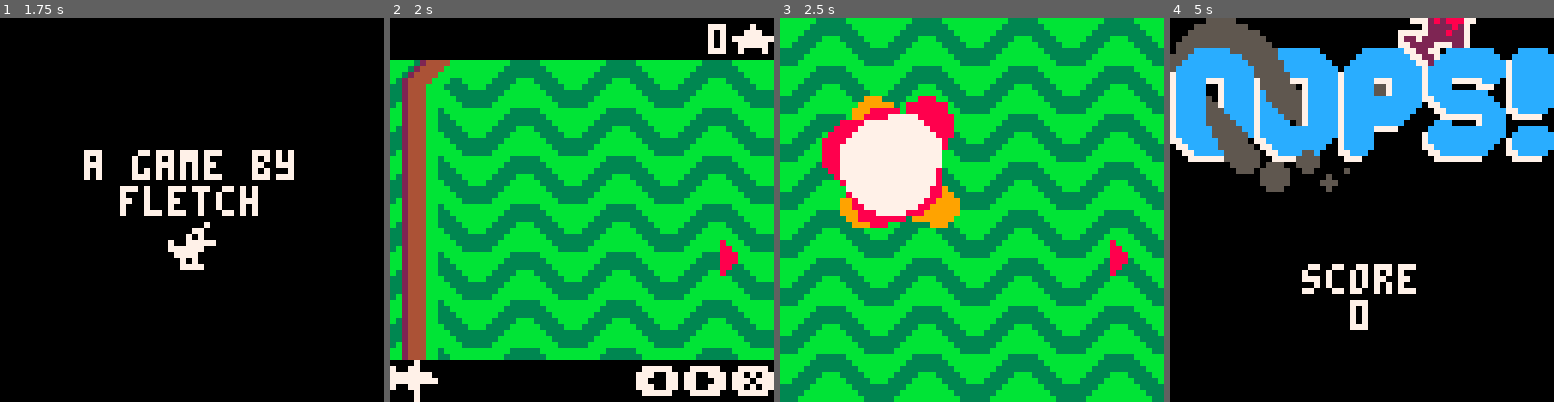
Above: before the commit, frames 1-4 (left to right).
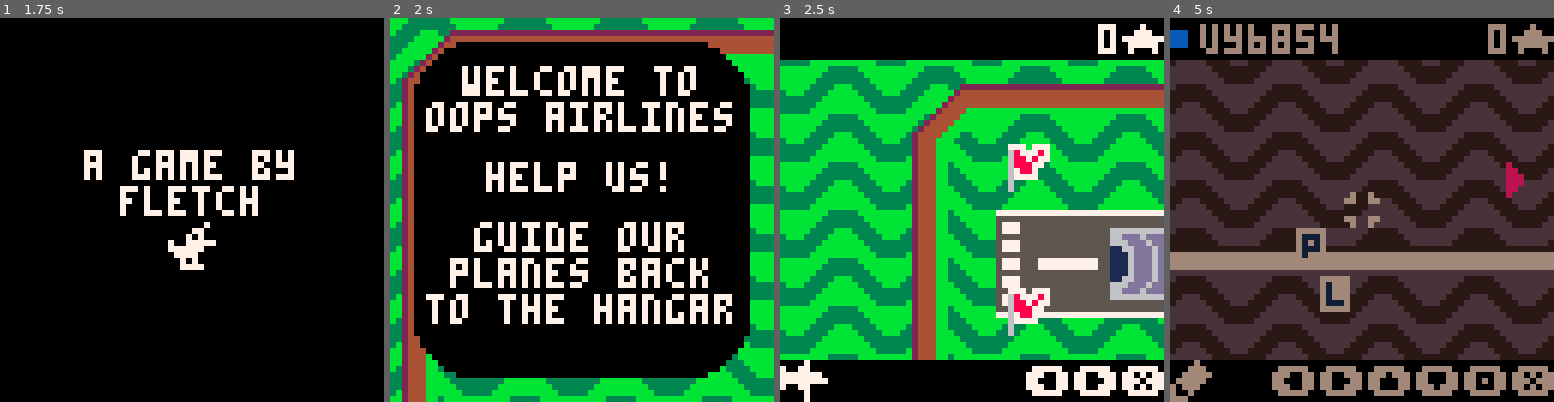
Above: after the commit, the same moments.

Repository: fletchmakes/oops-airlines
Game: PICO-8 cartridge oops-airlines.p8
Same seed, same stepped clock (60 frames per second), same inputs: the game is played once before the commit and once after it.
Inputs:
- Up to frame 1 (1.75 s): tap X (X key) at 0.33, 1.07 s; tap O (Z key) at 0.7, 1.7 s; hold Right from 1.6 s (still down)
- Up to frame 2 (2 s): keep holding Right; tap X (X key) at 1.85 s
- Up to frame 3 (2.5 s): release Right at 2.1 s; tap O (Z key) at 2.1 s; hold Up 2.15-2.42 s; hold Right from 2.47 s (still down)
- Up to frame 4 (5 s): tap O (Z key) every 0.4 s from 2.5 to 4.9 s; tap X (X key) at 2.97, 4.08 s; release Right at 3.03 s; hold Left 3.08-3.58 s; hold Down 3.63-3.97 s; hold Right 4.02-4.68 s; hold Up from 4.73 s (still down)

Frame 1 is identical in both runs. In frame 2, 83% of the frame differs, in the area x 0-100%, y 0-100%; in frame 3, 66%; in frame 4, 89%.

Commit message:
start of tutorial feature

Diff:
--- a/oops-airlines.p8
+++ b/oops-airlines.p8
@@ -110,26 +110,16 @@
 end
 
 -->8
--- menus
-
-function menu_update()
-
-end
-
-function menu_draw()
-
-end
-
--->8
 -- gameplay
 
-local mode = "FLIGHT" -- "PLAN", "GAMEOVER"
+local mode = "TUTORIAL" -- "PLAN", "GAMEOVER", "TUTORIAL"
 local plane_spawn_timer = 10
 local hangar = {x=192, y=126}
 
+local tutorial_page = 0
+local tutorial_offset = 0
+
 function game_update()
-	if btnp(4) then switch_to_gameover(64, 64) end
-
     -- write any game update logic here
 	animation.frame = animation.frame % 30 + 1
 	for a in all(animation.update_me) do
@@ -148,8 +138,11 @@
 		end
 	end
 
-	-- end-of-game updates
-	if mode == "GAMEOVER" then
+	if mode == "TUTORIAL" then
+		if btnp(0) and tutorial_page > 0 then tutorial_page -= 1 end
+		if btnp(1) and tutorial_page < 4 then tutorial_page += 1 end
+		if btnp(4) then mode = "FLIGHT" end
+		tutorial_offset = lerp(tutorial_offset, -tutorial_page*64, 0.3)
 
 	-- flight mode - just watch the planes fly - zoom out to pan, zoom back in to switch between planes
 	elseif mode == "FLIGHT" then
@@ -306,8 +299,57 @@
 	end
 
 	-- mode
-	if mode ~= "GAMEOVER" then
+	if mode ~= "GAMEOVER" and mode~= "TUTORIAL" then
 		draw_ui_overlay()
+	end
+
+	if mode == "TUTORIAL" then
+		-- page controls
+		if tutorial_page > 0 then end -- TODO: print left arrow symbol
+		if tutorial_page < 5 then end -- TODO: print right arrow symbol
+		-- TODO: print confirm action symbol
+
+		-- page 1 (0)
+		rounded_rect(4+tutorial_offset, 4, 59+tutorial_offset, 59, 10, 0)
+		print("welcome to", 12+tutorial_offset, 8, 7)
+		print("oops airlines", 6+tutorial_offset, 14, 7)
+		print("help us!", 16+tutorial_offset, 24, 7)
+		print("guide our", 14+tutorial_offset, 34, 7)
+		print("planes back", 10+tutorial_offset, 40, 7)
+		print("to the hangar", 6+tutorial_offset, 46, 7)
+
+		-- page 2 (64)
+		rounded_rect(68+tutorial_offset, 4, 123+tutorial_offset, 59, 10, 0)
+		print("draw a path", 74+tutorial_offset, 14, 7)
+		print("for each", 80+tutorial_offset, 20, 7)
+		print("plane to fly", 72+tutorial_offset, 26, 7)
+		print("use "..chr(139)..chr(145)..chr(148)..chr(131), 72+tutorial_offset, 36, 7)
+		print("to get around", 70+tutorial_offset, 42, 7)
+
+		-- page 3 (128)
+		rounded_rect(132+tutorial_offset, 4, 187+tutorial_offset, 59, 10, 0)
+		print("drop a node", 138+tutorial_offset, 12, 7)
+		print("with "..chr(142), 144+tutorial_offset, 18, 7)
+		print("finish a path", 134+tutorial_offset, 28, 7)
+		print("by dropping", 138+tutorial_offset, 34, 7)
+		print("a node on", 142+tutorial_offset, 40, 7)
+		print("the runway!", 138+tutorial_offset, 46, 7)
+
+		-- page 4 (192)
+		rounded_rect(196+tutorial_offset, 4, 251+tutorial_offset, 59, 10, 0)
+		print("red planes", 204+tutorial_offset, 20, 7)
+		print("fly slowest", 202+tutorial_offset, 26, 7)
+		print("next is blue", 200+tutorial_offset, 32, 7)
+		print("then yellow", 202+tutorial_offset, 38, 7)
+
+		-- page 5 (256)
+		rounded_rect(260+tutorial_offset, 4, 315+tutorial_offset, 59, 10, 0)
+		print("score points", 264+tutorial_offset, 12, 7)
+		print("each time a", 266+tutorial_offset, 18, 7)
+		print("plane lands", 266+tutorial_offset, 24, 7)
+		print("the game ends", 262+tutorial_offset, 34, 7)
+		print("when planes", 266+tutorial_offset, 40, 7)
+		print("collide!", 272+tutorial_offset, 46, 7)
 	end
 end
 
@@ -886,7 +928,7 @@
 		end
 
 		-- if its gameover, then don't allow the user to pan the camera
-		if mode == "GAMEOVER" then return end
+		if mode == "GAMEOVER" or mode == "TUTORIAL" then return end
 
 		-- we are watching a plane fly at the moment
 		if self.is_tracking then
